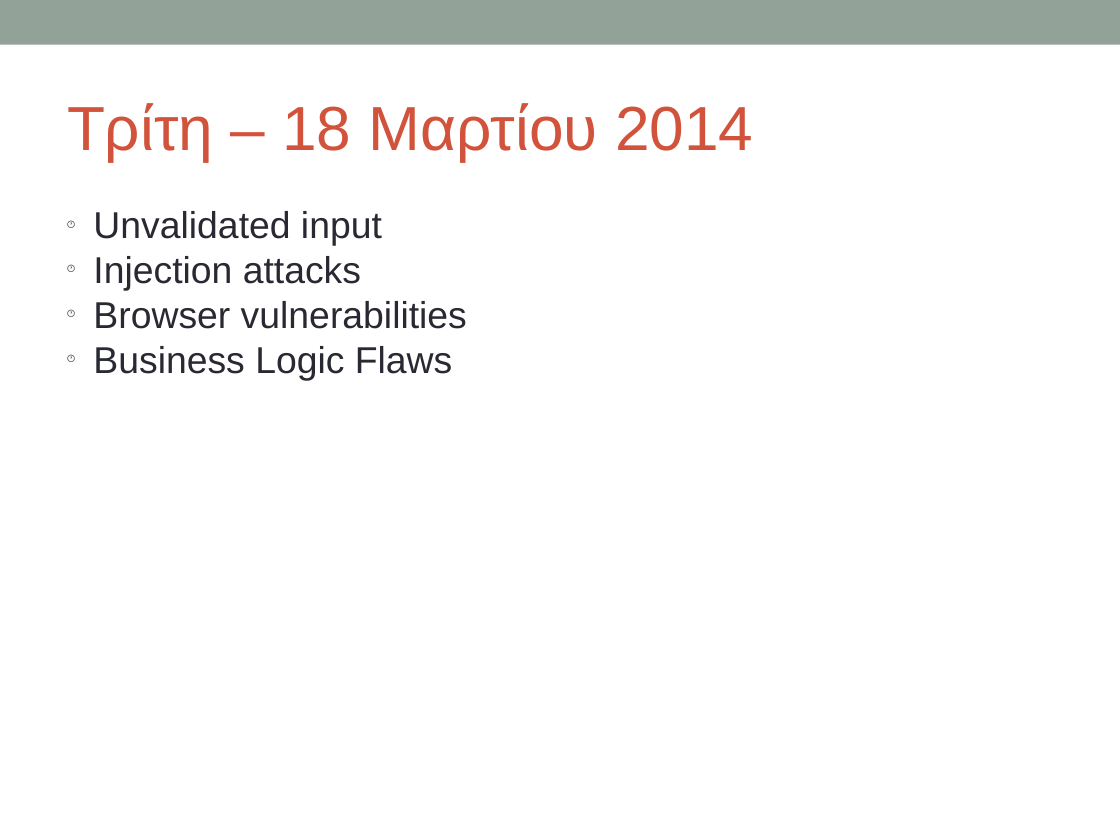
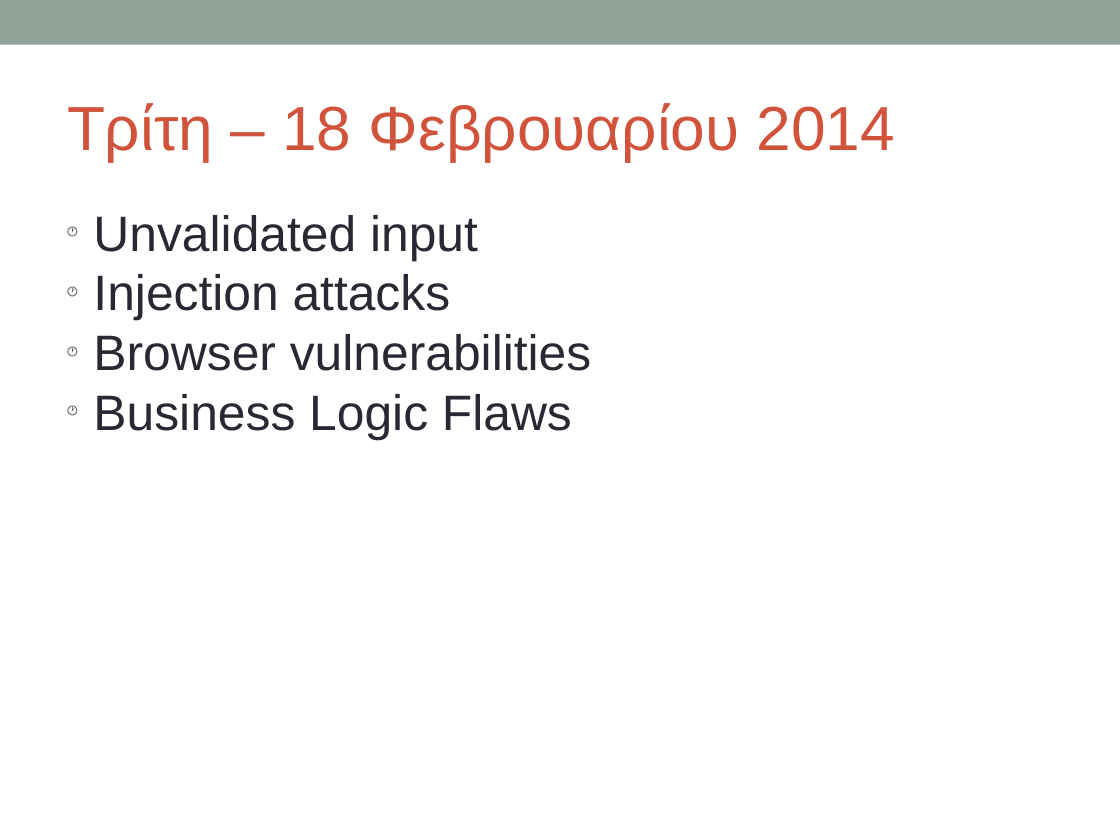
Before and after one commit to gtklocker/security-class, a slide deck: slide 6 of slides/00_administrativa.pptx. Drawn at 1120x840 pixels with LibreOffice and Linux fonts; fonts in the diff are those of the drawing. Boxes give left, top, right and bottom in pixels: in the first picture for what was removed or moved away, otherwise in the second. Text is boxed around its words. In the diff, an @@ line names an element or a change of style, - is before the commit and + after.

```diff
--- a/slides/00_administrativa.pptx
+++ b/slides/00_administrativa.pptx
@@ text at (x1=67, y1=103, x2=895, y2=162): text changed @@
-Τρίτη – 18 Μαρτίου 2014
+Τρίτη – 18 Φεβρουαρίου 2014
@@ text "Unvalidated input" at (x1=93, y1=215, x2=591, y2=440): size 24 to 32 pt @@
```
Also in this commit, not shown: 8 other slides changed, 1 other file.
